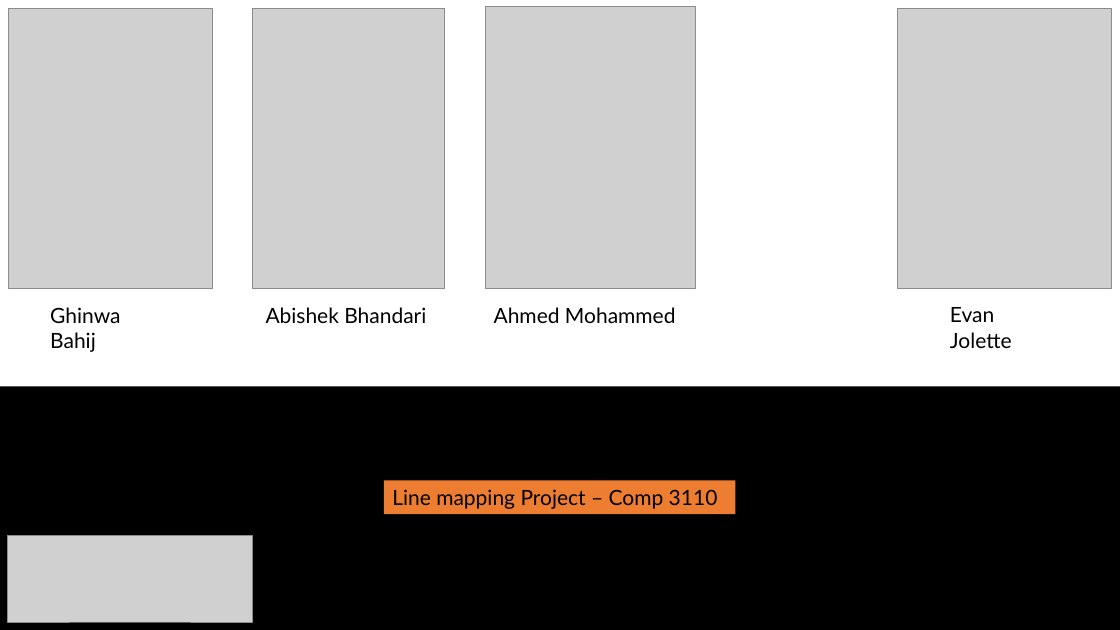
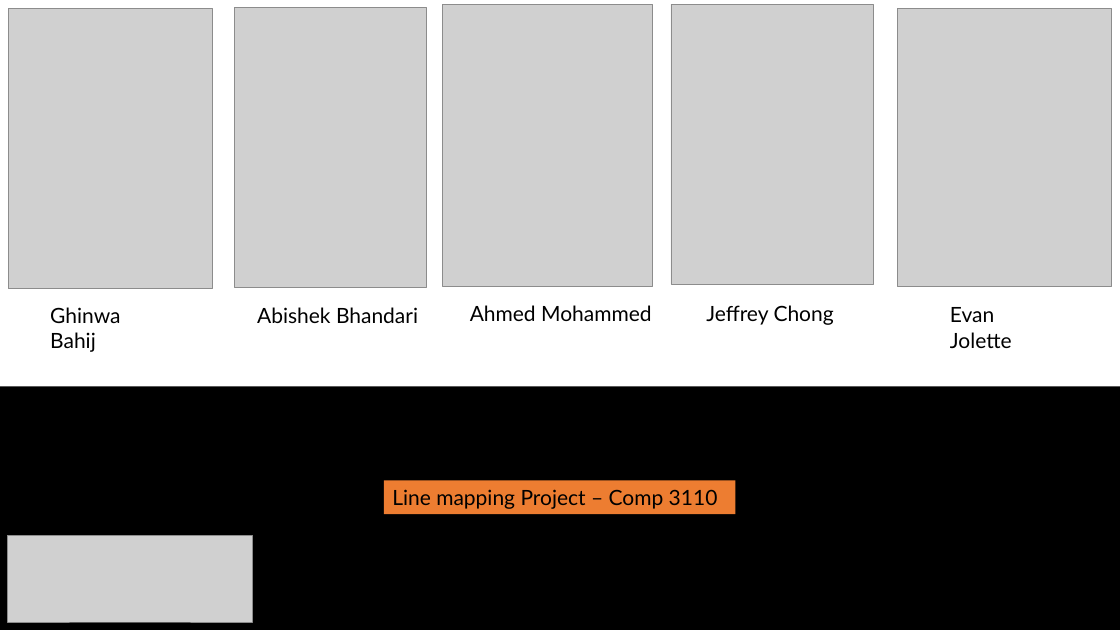
Before and after one commit to groovster/3110-project, a slide deck: slide 1 of Group members pics.pptx. Drawn at 1120x630 pixels with LibreOffice and Linux fonts; fonts in the diff are those of the drawing; grey boxes stand for pictures. Boxes give left, top, right and bottom in pixels: in the first picture for what was removed or moved away, otherwise in the second. Text is boxed around its words. In the diff, an @@ line names an element or a change of style, - is before the commit and + after.

```diff
--- a/Group members pics.pptx
+++ b/Group members pics.pptx
@@ picture: place and size @@
-picture at [253, 8, 445, 289]
+picture at [234, 8, 427, 288]
@@ picture: place and size @@
-picture at [486, 6, 696, 288]
+picture at [443, 4, 653, 287]
@@ picture added at [671, 4, 874, 285] @@
@@ text "Abishek Bhandari": place and size @@
-text "Abishek Bhandari" at [266, 307, 426, 323]
+text "Abishek Bhandari" at [257, 307, 418, 323]
@@ text "Ahmed Mohammed": place and size @@
-text "Ahmed Mohammed" at [494, 307, 676, 323]
+text "Ahmed Mohammed" at [470, 305, 652, 321]
@@ text added at [706, 305, 834, 325], 18 pt, text #000000 @@
+Jeffrey Chong
```
